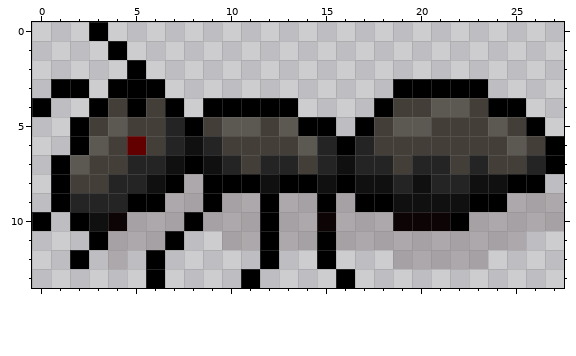
Two versions of one pixel-art sprite, resources/images/ant.png. That is the earlier state.
The file is 84x42 pixels, drawn in blocks of 3x3; one block is one cell here.
And afterwards:
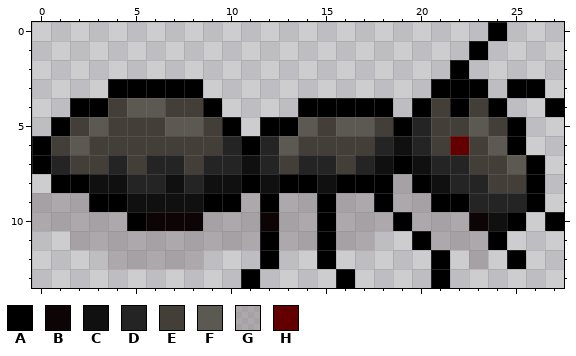
Palette (. is transparent): A #000000  B #0c0405  C #101010  D #242424  E #433e37  F #5c5852  G #8e848681  H #620000
Difference:
@@ x 0..27 @@
- 0 ...A........................
- 1 ....A.......................
- 2 .....A......................
- 3 .AA.AAA............AAAAA....
- 4 A..AEAEA.AAAAA....AEEFFEAA..
- 5 ..AEFEEDAEFFEFAA.AEFFEEEFEA.
- 6 ..AFEHEDCDEEEEFDADEEEEEEEFEA
- 7 .AFEEDDCACDEDDEDCDDEDDEDEEDA
- 8 .AEEDDCAGAAACAACACCDCDDCCAA.
- 9 .ADDDAAGGAGGAGGAGAACCCCAAGGG
-10 A.ACBGGGAGGGAGGBGGGBBBAGGGGG
-11 ...AGGGA..GGAGGAGGGGGGGGGG..
-12 ..A.G.A.....A..A...GGGGG....
-13 ......A....A....A...........
+ 0 ........................A...
+ 1 .......................A....
+ 2 ......................A.....
+ 3 ....AAAAA............AAA.AA.
+ 4 ..AAEFFEEA....AAAAA.AEAEA..A
+ 5 .AEFEEEFFEA.AAFEFFEADEEFEA..
+ 6 AEFEEEEEEEDADFEEEEDCDEHEFA..
+ 7 ADEEDEDDEDDCDEDDEDCACDDEEFA.
+ 8 .AACCDDCDCCACAACAAAGACDDEEA.
+ 9 GGGAACCCCAAGAGGAGGAGGAADDDA.
+10 GGGGGABBBGGGBGGAGGGAGGGBCA.A
+11 ..GGGGGGGGGGAGGAGG..AGGGA...
+12 ....GGGGG...A..A.....A.G.A..
+13 ...........A....A....A......
Boxes around the changes in both pictures, in picture pixels (x1, y1, x2, y2):
changed: (32, 22, 564, 288)
